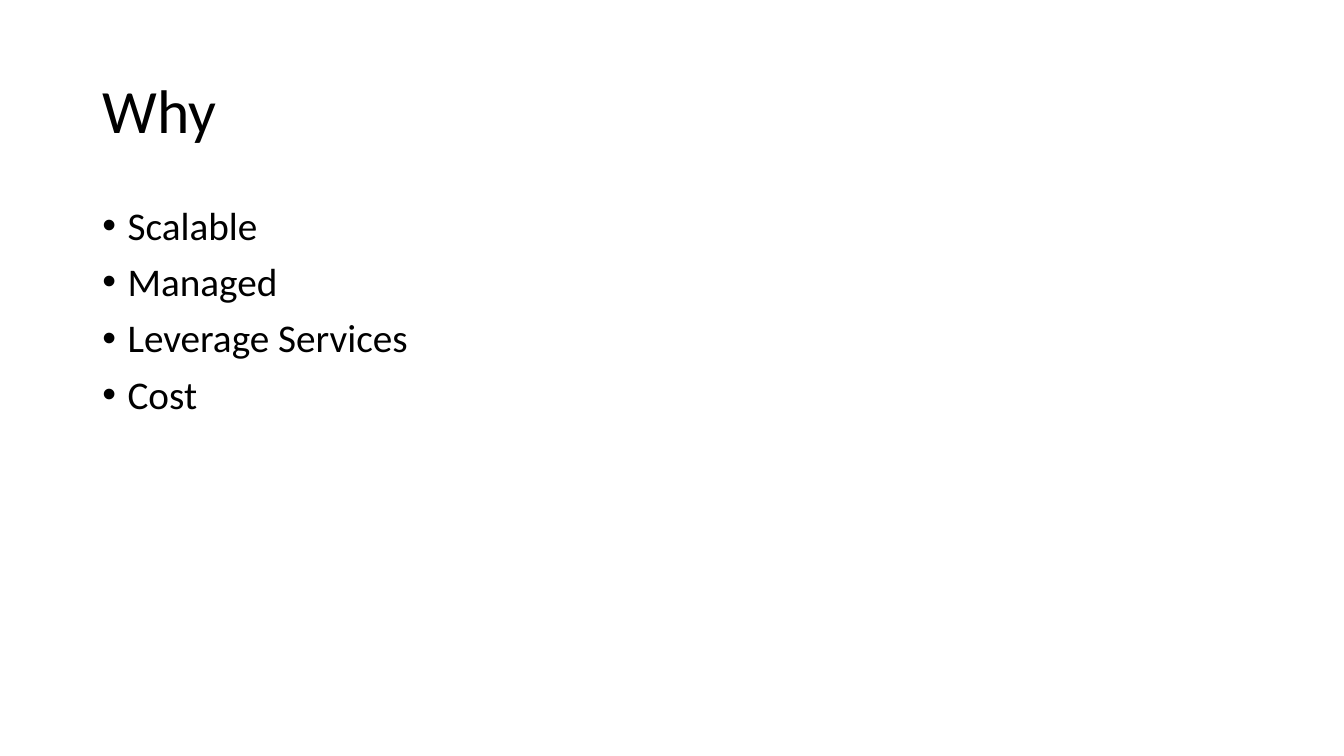
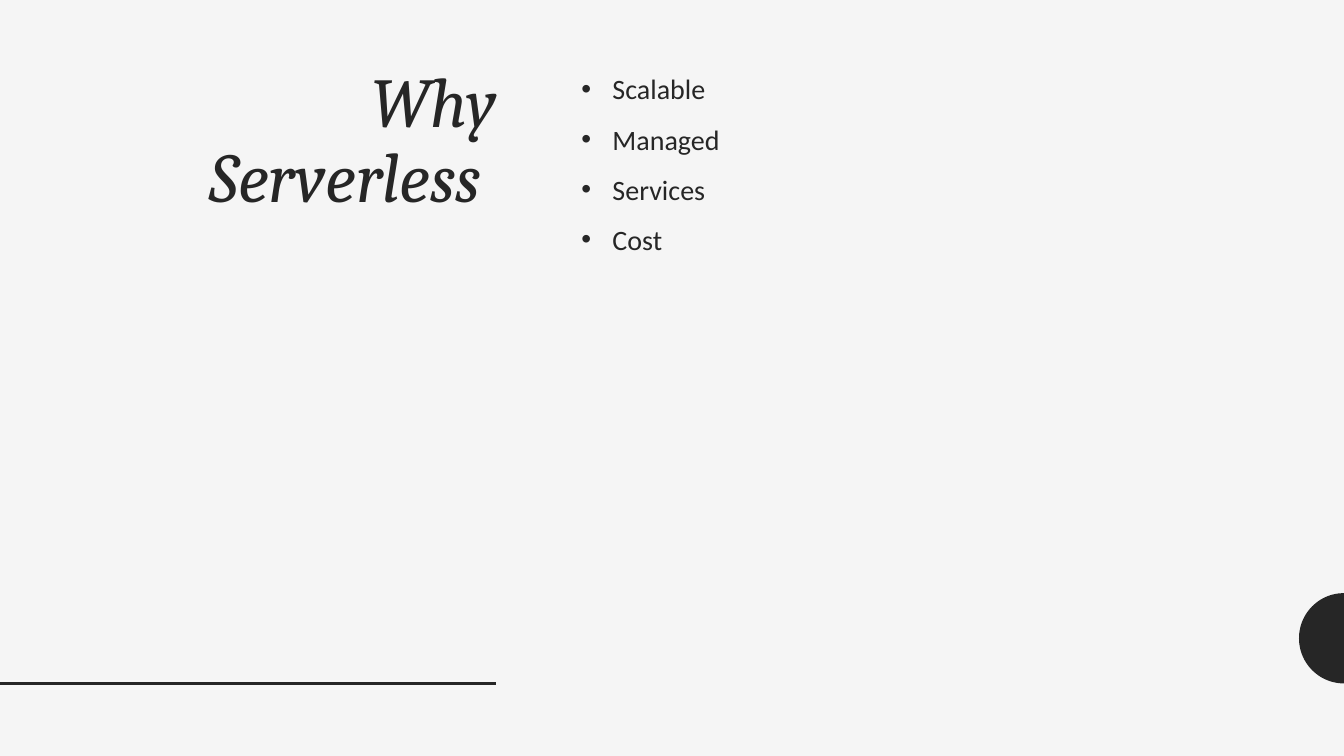
Before and after one commit to adrianpomilio/going-serverless, a slide deck: slide 6 of going-serverless-2017.pptx. Drawn at 1344x756 pixels with LibreOffice and Linux fonts; fonts in the diff are those of the drawing. Boxes give left, top, right and bottom in pixels: in the first picture for what was removed or moved away, otherwise in the second. Text is boxed around its words. In the diff, an @@ line names an element or a change of style, - is before the commit and + after.

```diff
--- a/going-serverless-2017.pptx
+++ b/going-serverless-2017.pptx
@@ background #FFFFFF to #F5F5F5 @@
@@ title "Why Serverless" at (x1=209, y1=78, x2=496, y2=203): vertical alignment middle to top @@
@@ title at (x1=209, y1=78, x2=496, y2=203): text changed; size 44 to 50 pt; font Calibri to Cambria; text colour #000000 to #262626; italic on @@
-Why
+Why Serverless
@@ text "Scalable" moved from (x1=128, y1=212, x2=407, y2=410) to (x1=612, y1=79, x2=719, y2=250) @@
@@ text at (x1=612, y1=79, x2=719, y2=250): size 28 to 20 pt, text colour #000000 to #262626 in "Scalable", "Managed", "Cost"; indent changed; line spacing 0.9 to 1.12; less space between paragraphs @@
@@ text at (x1=612, y1=181, x2=705, y2=200): text changed; size 28 to 20 pt; text colour #000000 to #262626 @@
-• Leverage Services
+• Services
@@ freeform shape added at (x1=1300, y1=593, x2=1344, y2=684), fill #262626 @@
@@ line added from (0, 684) to (496, 684), #262626 2 pt @@
```
Also in this commit, not shown: 17 other slides changed, 9 slides added, 4 slides removed.
